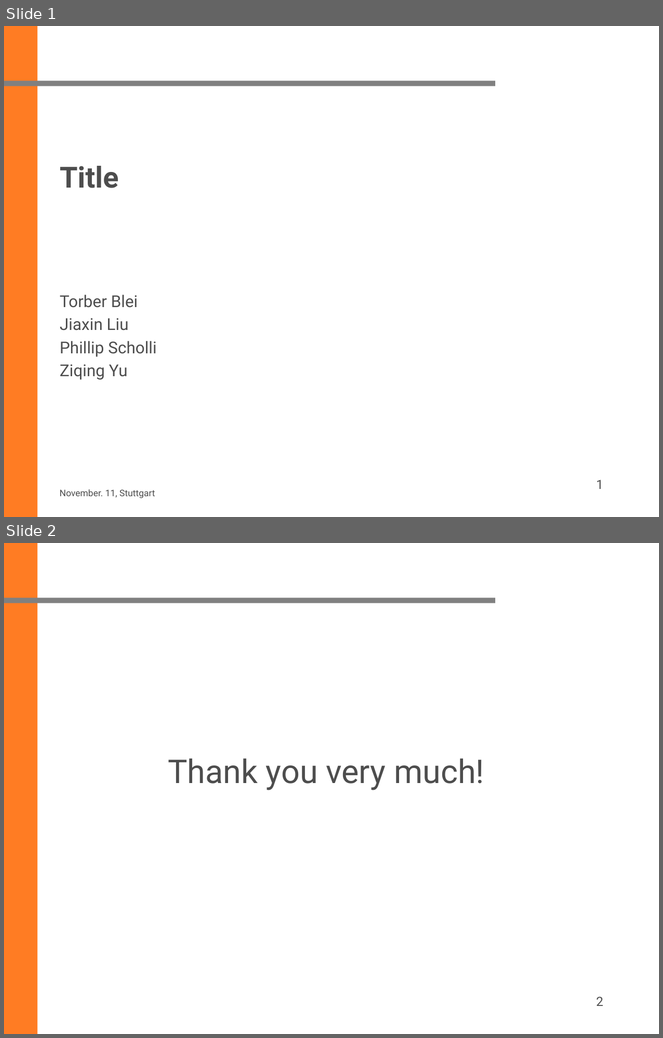
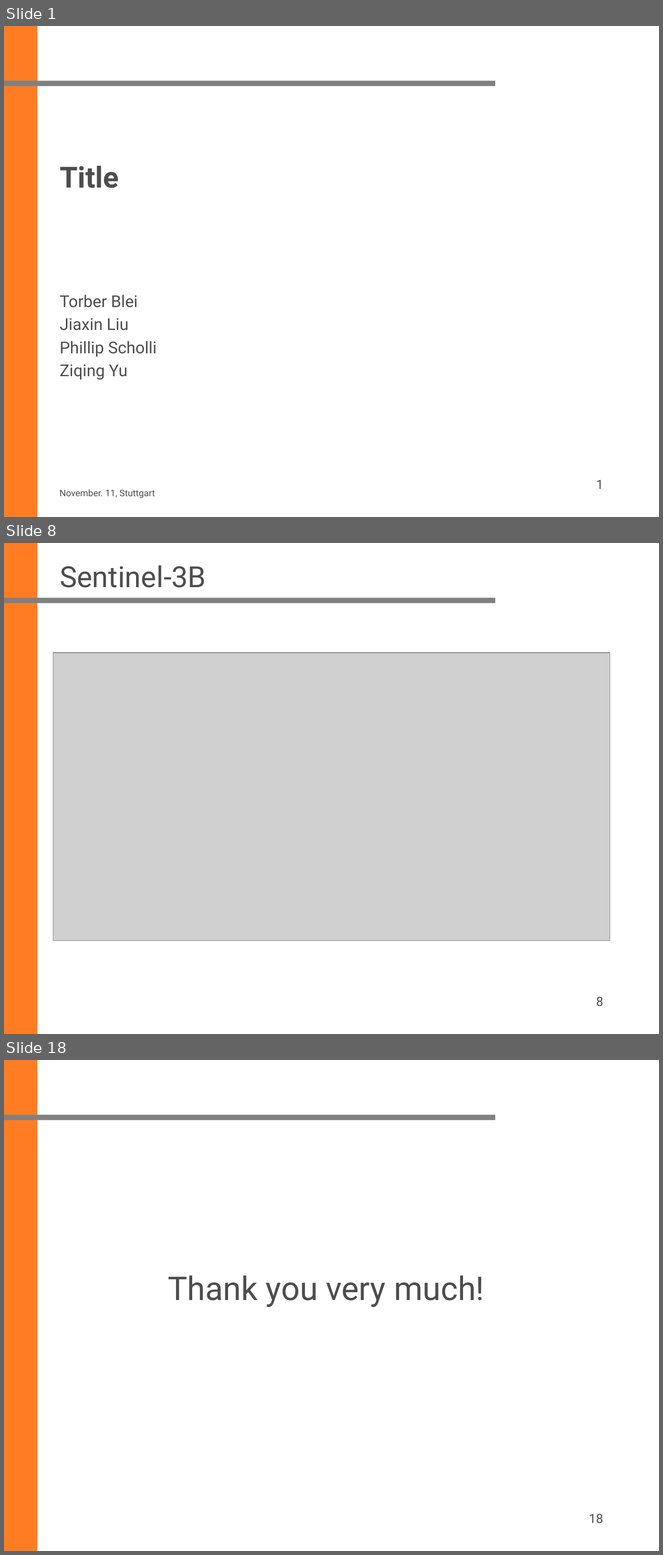
Before and after one commit to ziqing97/Seminar-Aktuelle-Geodaetische-Satelliten-missionen, a slide deck: Presentation/Muster.pptx. Shown one above the other, each under a label of ours: slides 1 and 2 before the commit, slides 1, 8 and 18 after it; the slides between them are not shown. The pictures are 663x1038 and 663x1555 pixels, drawn with LibreOffice and Linux fonts; fonts in the diff are those of the drawing; grey boxes stand for pictures; background and template pictures are left out. Boxes give left, top, right and bottom in pixels: in the first picture for what was removed or moved away, otherwise in the second. Text is boxed around its words. In the diff, an @@ line names an element or a change of style, - is before the commit and + after.

```diff
--- a/Presentation/Muster.pptx
+++ b/Presentation/Muster.pptx
@@ slide 8 added at <box>4,543,659,1034</box>, background #FFFFFF; not listed: 2 template elements that a slide beside it also shows @@
@@ title added at <box>60,565,206,588</box>, 32 pt, text #4D4D4D @@
+Sentinel-3B
@@ picture added at <box>53,652,610,941</box> @@
@@ page number added at <box>596,997,604,1006</box>, 14 pt, text #4D4D4D @@
+8
@@ what was slide 2 is now slide 18 @@
@@ page number at <box>589,1514,604,1524</box>: text changed @@
-2
+18
```
Also in this commit, not shown: 15 other slides added, 18 other files.
